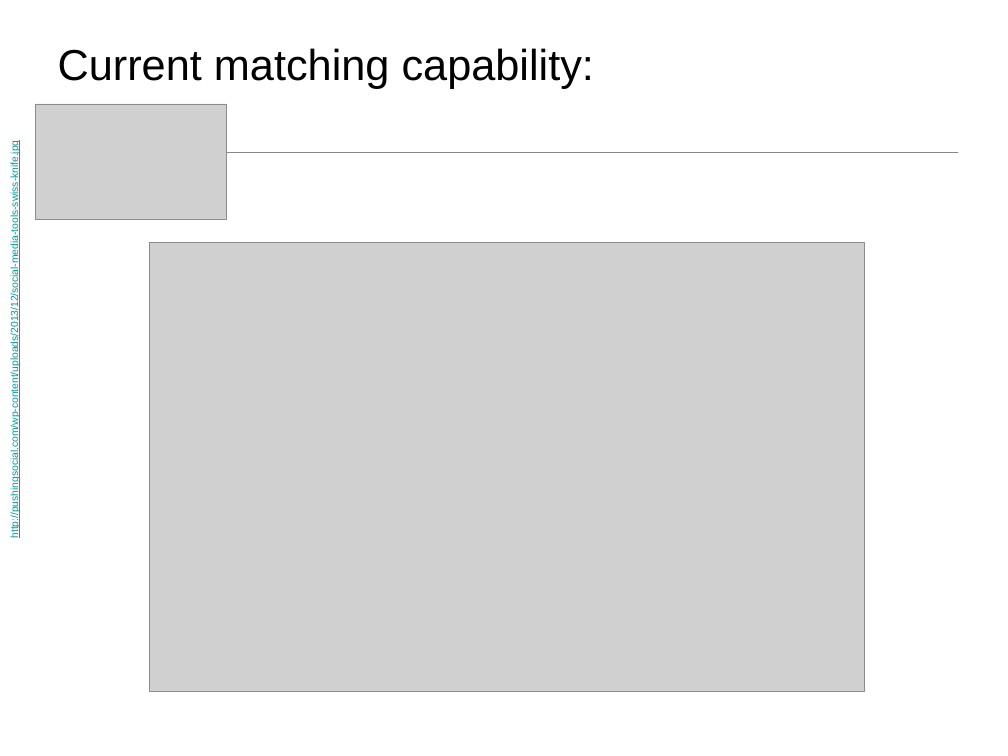
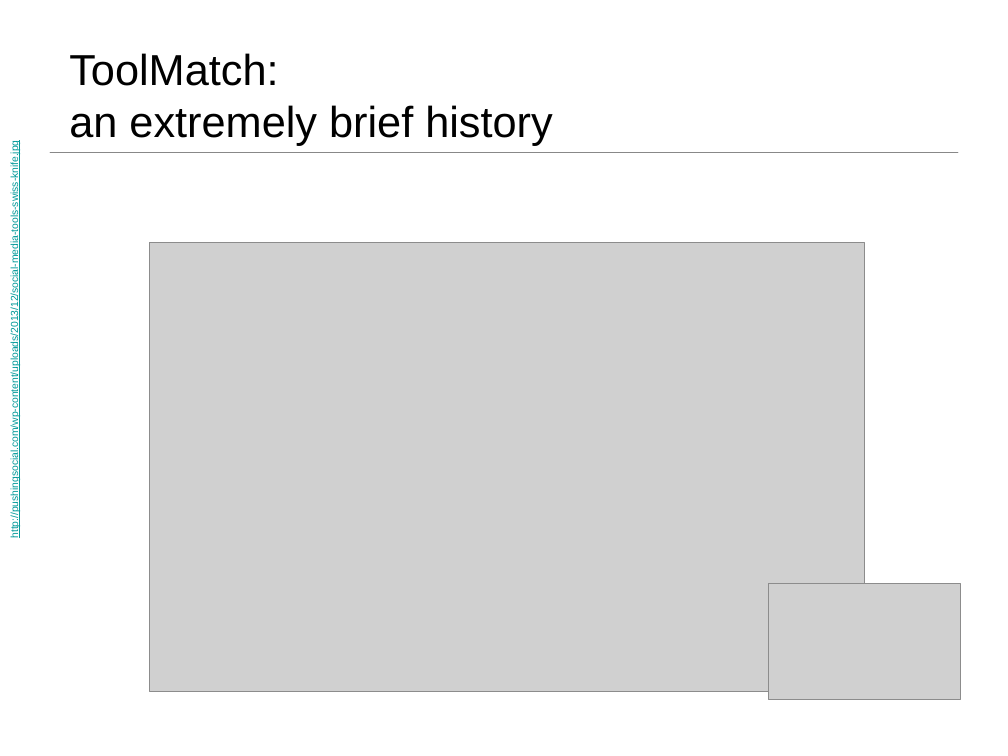
Before and after one commit to ESIPFed/toolmatch-ontology, a slide deck: slide 3 of 2016ESIPSprint/ToolMatch_Sprint_ESIPSummer2016_v2.pptx (slide 22 before the commit). Drawn at 1008x756 pixels with LibreOffice and Linux fonts; fonts in the diff are those of the drawing; grey boxes stand for pictures; background and template pictures are left out. Boxes give left, top, right and bottom in pixels: in the first picture for what was removed or moved away, otherwise in the second. Text is boxed around its words. In the diff, an @@ line names an element or a change of style, - is before the commit and + after.

```diff
--- a/2016ESIPSprint/ToolMatch_Sprint_ESIPSummer2016_v2.pptx
+++ b/2016ESIPSprint/ToolMatch_Sprint_ESIPSummer2016_v2.pptx
@@ text at [69,53,552,146]: text changed @@
-Current matching capability:
+ToolMatch:
+an extremely brief history
@@ picture: place and size @@
-picture at [35,104,227,220]
+picture at [769,584,961,700]
```
Also in this commit, not shown: 6 other slides changed, 4 slides removed.
